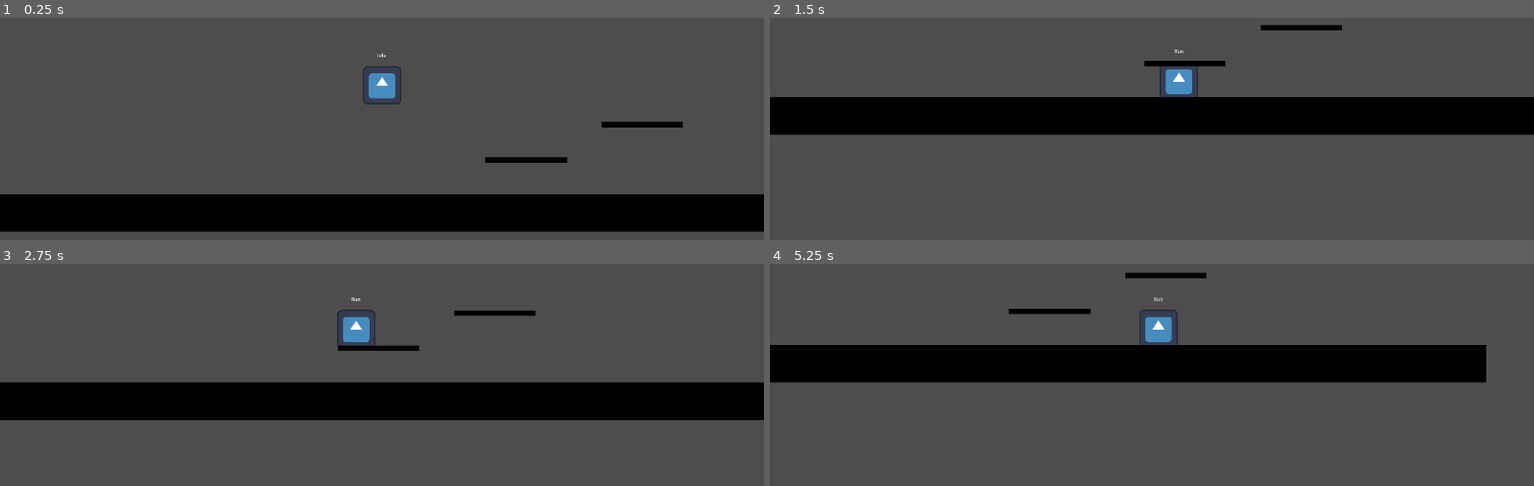
Above: before the commit, frames 1-4 (two rows, left to right).
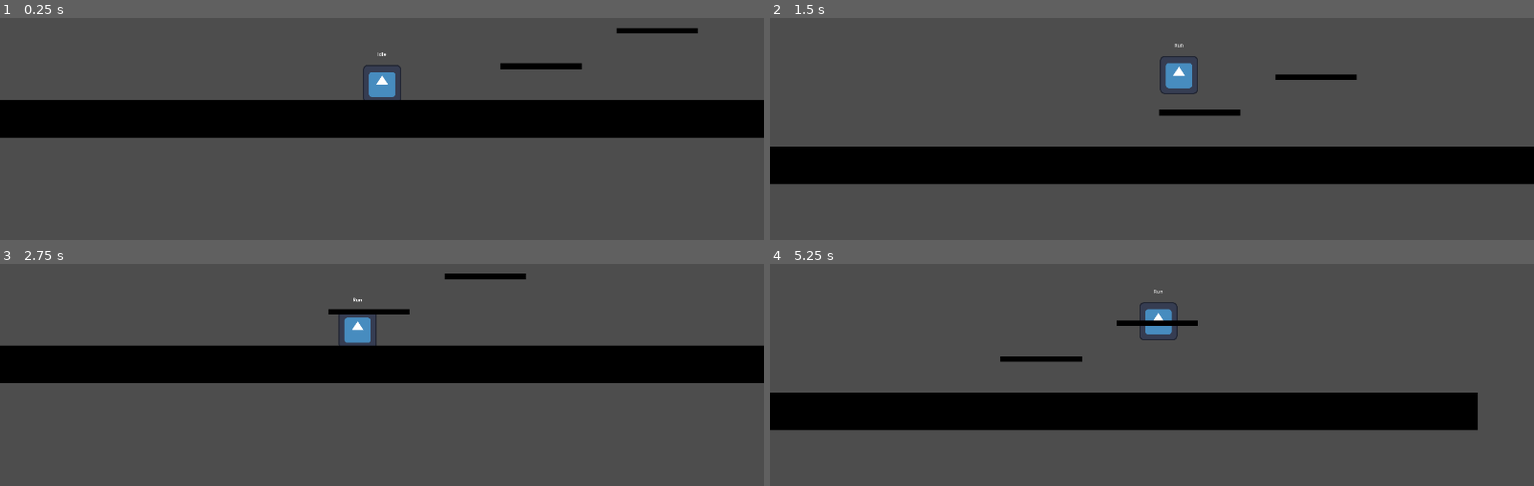
Above: after the commit, the same moments.

Repository: X3N0Xeno/-GameName-
Game: Godot game, scene res://node_2d.tscn
Two runs of this game, one before a commit and one after it. Both use one fixed random seed, a clock stepped at 60 frames per second and the inputs below. The engine's default icon, where the game draws it, is replaced by a stand-in: a white triangle on a blue panel in a dark square.
Inputs (mouse positions are in pixels of both pictures, inside the frame that each line leads up to):
- Up to frame 1 (0.25 s): no input
- Up to frame 2 (1.5 s): move the mouse to (1320, 57) at 0.52 s; press the mouse at (1320, 57) at 0.53 s; hold D (mov_right) from 0.53 s (still down); tap Space (jump) at 0.77 s; move the mouse to (999, 102) at 1.27 s; release the mouse at (999, 102) at 1.28 s; click (999, 102) at 1.35 s
- Up to frame 3 (2.75 s): tap Space (jump) at 1.52 s; move the mouse to (outside the picture) at 2.02 s; release D (mov_right) at 2.03 s; press the mouse at (outside the picture) at 2.03 s; hold A (mov_left) from 2.03 s (still down)
- Up to frame 4 (5.25 s): move the mouse to (1113, 412) at 2.77 s; release A (mov_left) at 2.78 s; release the mouse at (1113, 412) at 2.78 s; hold D (mov_right) 2.78-4.28 s; click (1113, 412) at 2.85 s; tap Space (jump) at 3.02, 3.77, 4.52 s; move the mouse to (1381, 390) at 3.52 s; press the mouse at (1381, 390) at 3.53 s; move the mouse to (outside the picture) at 4.27 s; release the mouse at (outside the picture) at 4.28 s; hold A (mov_left) 4.28-5.03 s; click (outside the picture) at 4.35 s; move the mouse to (1190, 326) at 5.02 s; press the mouse at (1190, 326) at 5.03 s; hold D (mov_right) from 5.03 s (still down)

The runs differ from the first frame. In frame 1, 35% of the frame differs, in the area x 0-100%, y 4-97%; in frame 2, 35%, in the area x 0-100%, y 3-75%; in frame 3, 34%; in frame 4, 32%.

Commit message:
Added player combat system
- Add Hitbox, Hurtbox, Health, and AttackController scripts.
- Needs review for layer/mask settings
- Currently disabled continuous hit.

Diff:
--- /dev/null
+++ b/entity/player/area_2d.gd
@@ -0,0 +1 @@
+extends "res://systems/Combat/Hurtbox.gd"
--- a/entity/player/player.gd
+++ b/entity/player/player.gd
@@ -13,6 +13,7 @@
 @export var hasDoubJump : bool
 @export var hasDash : bool
 @export var hasWallJump : bool
+
 
 @onready var FSM : StateMachine = $FSM
 @onready var StateLabel : Label = $DebugState
@@ -35,3 +36,26 @@
 	var direction := Input.get_axis("mov_left", "mov_right")
 	if !direction:
 		velocity.x = move_toward(velocity.x, 0, FRICTION)
+
+
+## Combat Systems
+
+@export_category("Combat")
+@export var health: Health # assign Health node in the inspector or via child
+
+func _ready():
+	if health:
+		health.connect("health_changed", Callable(self, "_on_health_changed"))
+		health.connect("died", Callable(self, "_on_died"))
+	else:
+		printerr("Health node not assigned on Player")
+
+func _on_health_changed(_old_hp: int, new_hp: int) -> void:
+	# React to health change (e.g. play hit effect, flash, etc.)
+	# no UI yet, so maybe just log or handle logic
+	print("Player health changed to:", new_hp)
+
+func _on_died() -> void:
+	# Player death logic
+	print("Player died")
+	# disable further input, switch state, etc.
--- a/entity/player/player.tscn
+++ b/entity/player/player.tscn
@@ -8,17 +8,31 @@
 [ext_resource type="Script" uid="uid://dp7eleq3tbu60" path="res://systems/FSM/Movement/jump.gd" id="6_wjhpj"]
 [ext_resource type="Script" uid="uid://idiiqxiv86pv" path="res://systems/FSM/Movement/fall.gd" id="7_2iqu4"]
 [ext_resource type="Script" uid="uid://bkxv10d63yxlh" path="res://systems/FSM/Movement/dash.gd" id="8_4btn6"]
+[ext_resource type="Script" uid="uid://cc5ukywqh8vlp" path="res://systems/Combat/Hitbox.gd" id="9_qa8rf"]
+[ext_resource type="Script" uid="uid://b4aflcqwg7prq" path="res://systems/Combat/Attack/AttackController.gd" id="9_t2ln0"]
+[ext_resource type="Script" uid="uid://cllc74ks1w3oq" path="res://systems/Combat/Hurtbox/Hurtbox.gd" id="11_klmji"]
+[ext_resource type="Script" uid="uid://dy1w670xhvj0h" path="res://systems/Combat/Health.gd" id="12_wltfy"]
 
 [sub_resource type="CircleShape2D" id="CircleShape2D_e6ar1"]
 radius = 56.22277
 
-[node name="Player" type="CharacterBody2D"]
+[sub_resource type="RectangleShape2D" id="RectangleShape2D_4btn6"]
+size = Vector2(39, 68)
+
+[sub_resource type="RectangleShape2D" id="RectangleShape2D_t2ln0"]
+size = Vector2(113, 113)
+
+[node name="Player" type="CharacterBody2D" node_paths=PackedStringArray("health")]
 script = ExtResource("1_e6ar1")
 SPEED = 500.0
 JUMP_VELOCITY = 600.0
 JUMP_DIST = 1000.0
 ACCELERATION = 300.0
 FRICTION = 50.0
+hasDoubJump = null
+hasDash = null
+hasWallJump = null
+health = NodePath("Health")
 
 [node name="DebugState" type="Label" parent="."]
 offset_left = -64.0
@@ -26,6 +40,7 @@
 offset_right = 64.0
 offset_bottom = -89.0
 horizontal_alignment = 1
+metadata/_edit_use_anchors_ = true
 
 [node name="Sprite" type="Sprite2D" parent="."]
 texture = ExtResource("1_hsefk")
@@ -64,4 +79,35 @@
 zoom = Vector2(0.5, 0.5)
 position_smoothing_enabled = true
 
+[node name="Combat" type="Node2D" parent="."]
+
+[node name="BasicAttack" type="Node2D" parent="Combat"]
+
+[node name="Hitbox" type="Area2D" parent="Combat/BasicAttack"]
+collision_layer = 2
+script = ExtResource("9_qa8rf")
+
+[node name="CollisionShape2D" type="CollisionShape2D" parent="Combat/BasicAttack/Hitbox"]
+position = Vector2(-102.5, -4)
+shape = SubResource("RectangleShape2D_4btn6")
+debug_color = Color(0.4433813, 0.5950625, 0.17946318, 0.41960785)
+
+[node name="AttackController" type="Node" parent="Combat/BasicAttack" node_paths=PackedStringArray("hitbox")]
+script = ExtResource("9_t2ln0")
+hitbox = NodePath("../Hitbox")
+
+[node name="Hurtbox" type="Area2D" parent="."]
+collision_mask = 2
+script = ExtResource("11_klmji")
+
+[node name="CollisionShape2D" type="CollisionShape2D" parent="Hurtbox"]
+position = Vector2(-0.5, -0.5)
+shape = SubResource("RectangleShape2D_t2ln0")
+debug_color = Color(0.1686568, 0.6299228, 0.39308715, 0.41960785)
+
+[node name="Abilities" type="Node" parent="."]
+
+[node name="Health" type="Node" parent="."]
+script = ExtResource("12_wltfy")
+
 [connection signal="timeout" from="FSM/Fall/CoyoteTimer" to="FSM/Fall" method="_on_coyote_timer_timeout"]
--- /dev/null
+++ b/node_2d.gd
@@ -0,0 +1 @@
+extends Node2D
--- a/node_2d.tscn
+++ b/node_2d.tscn
@@ -1,6 +1,8 @@
-[gd_scene load_steps=9 format=3 uid="uid://dad7bc4523ujr"]
+[gd_scene load_steps=11 format=3 uid="uid://dad7bc4523ujr"]
 
+[ext_resource type="Script" uid="uid://bnuvcd4lbnbii" path="res://node_2d.gd" id="1_0hol4"]
 [ext_resource type="PackedScene" uid="uid://g08ql5rx0rod" path="res://entity/player/player.tscn" id="1_wtcfe"]
+[ext_resource type="PackedScene" uid="uid://40e5wxeadnpu" path="res://entity/enemy/enemy.tscn" id="3_epypp"]
 
 [sub_resource type="Gradient" id="Gradient_wtcfe"]
 colors = PackedColorArray(0, 0, 0, 1, 0, 0, 0, 1)
@@ -24,8 +26,10 @@
 size = Vector2(3908.4565, 116.85196)
 
 [node name="[Game Name]" type="Node2D"]
+script = ExtResource("1_0hol4")
 
 [node name="Player" parent="." instance=ExtResource("1_wtcfe")]
+position = Vector2(-50, 316)
 
 [node name="floor" type="StaticBody2D" parent="."]
 position = Vector2(-2, 456)
@@ -69,3 +73,6 @@
 scale = Vector2(0.993231, 1.0526134)
 shape = SubResource("RectangleShape2D_0hol4")
 one_way_collision = true
+
+[node name="Enemy" parent="." instance=ExtResource("3_epypp")]
+position = Vector2(-179, 308)
--- a/project.godot
+++ b/project.godot
@@ -49,6 +49,11 @@
 , Object(InputEventKey,"resource_local_to_scene":false,"resource_name":"","device":-1,"window_id":0,"alt_pressed":false …(186 unchanged characters)…
 ]
 }
+attack={
+"deadzone": 0.2,
+"events": [Object(InputEventMouseButton,"resource_local_to_scene":false,"resource_name":"","device":-1,"window_id":0,"alt_pressed":false,"shift_pressed":false,"ctrl_pressed":false,"meta_pressed":false,"button_mask":0,"position":Vector2(0, 0),"global_position":Vector2(0, 0),"factor":1.0,"button_index":1,"canceled":false,"pressed":false,"double_click":false,"script":null)
+]
+}
 
 [rendering]
 
--- /dev/null
+++ b/systems/Combat/Attack/AttackController.gd
@@ -0,0 +1,28 @@
+extends Node
+class_name AttackController
+
+@export var hitbox: Hitbox
+@export var attack_cooldown: float = 0.5
+@export var hit_window: float = 0.2
+
+var _can_attack: bool = true
+
+func _input(event):
+	if event.is_action_pressed("attack") and _can_attack:
+		perform_attack()
+
+func perform_attack() -> void:
+	_can_attack = false
+
+	if hitbox:
+		# Set ownership
+		hitbox.attack_owner = get_owner()
+
+		# Activate hit window
+		hitbox.activate()
+		await get_tree().create_timer(hit_window).timeout
+		hitbox.deactivate()
+
+	# Cooldown before next attack
+	await get_tree().create_timer(attack_cooldown).timeout
+	_can_attack = true
--- /dev/null
+++ b/systems/Combat/Health.gd
@@ -0,0 +1,36 @@
+extends Node
+class_name Health
+
+signal health_changed(old_hp: int, new_hp: int)
+signal died()
+
+@export var max_health: float = 100
+@export var regen_rate: float = 0  # health per second, 0 = no regen
+
+var current_health: float
+
+func _ready():
+	current_health = max_health
+
+func take_damage(amount: int) -> void:
+	var old_hp = current_health
+	current_health = clamp(current_health - amount, 0, max_health)
+	emit_signal("health_changed", int(old_hp), int(current_health))
+	if current_health == 0:
+		emit_signal("died")
+
+func heal(amount: int) -> void:
+	var old_hp = current_health
+	current_health = clamp(current_health + amount, 0, max_health)
+	emit_signal("health_changed", int(old_hp), int(current_health))
+
+func is_alive() -> bool:
+	return current_health > 0
+
+# Optionally call this every frame or via a Timer if regen_rate > 0
+func _process(delta: float) -> void:
+	if regen_rate > 0.0 and current_health < max_health:
+		var before = current_health
+		heal(regen_rate * delta)
+		if current_health != before:
+			print("Regenerated to:", current_health)
--- /dev/null
+++ b/systems/Combat/Hitbox.gd
@@ -0,0 +1,63 @@
+extends Area2D
+class_name Hitbox
+
+@export var damage: int = 10
+@export var attack_owner: Player  # the player or entity this hitbox belongs to
+
+var _hit_targets: Array[Area2D] = []
+var _active: bool = false
+
+func _ready():
+	monitoring = false
+	# Make sure collision shapes start disabled so nothing triggers initially
+	_disable_shapes()
+	connect("area_entered", Callable(self, "_on_area_entered"))
+
+func activate():
+	_hit_targets.clear()
+	_active = true
+	monitoring = true
+	_enable_shapes()
+
+func deactivate():
+	_active = false
+	monitoring = false
+	_disable_shapes()
+
+func _on_area_entered(area: Area2D) -> void:
+	# Only respond when active
+	if not _active:
+		return
+
+	# Prevent hitting the same hurtbox more than once per activation
+	if area in _hit_targets:
+		return
+
+	# Ignore overlapping self
+	if area == self:
+		return
+
+	var target_owner = area.get_owner()
+	# Ignore the owner’s own hurtbox
+	if attack_owner and target_owner == attack_owner:
+		return
+
+	if area is Hitbox:
+		# Don’t hit other hitboxes
+		return
+
+	# Try to apply damage
+	if target_owner and target_owner.has_method("take_damage"):
+		_hit_targets.append(area)
+		target_owner.take_damage(damage)
+
+# Helpers to enable / disable collision shapes under this Area2D
+func _enable_shapes():
+	for child in get_children():
+		if child is CollisionShape2D:
+			child.disabled = false
+
+func _disable_shapes():
+	for child in get_children():
+		if child is CollisionShape2D:
+			child.disabled = true
--- /dev/null
+++ b/systems/Combat/Hurtbox/Hurtbox.gd
@@ -0,0 +1,23 @@
+extends Area2D
+class_name Hurtbox
+
+# Hurtbox is the region that, when overlapped by a Hitbox, causes the owner to take damage
+
+func _ready():
+	monitoring = true
+	connect("area_entered", Callable(self, "_on_area_entered"))
+
+func _on_area_entered(area: Area2D) -> void:
+	# When hitbox overlaps this hurtbox, forward damage to owner
+	if area is Hitbox:
+		var dmg = area.damage
+		var root = get_owner()
+		if root == null:
+			return
+		# Prefer Health component if exists
+		var health_comp = root.get_node_or_null("Health")
+		if health_comp:
+			health_comp.take_damage(dmg)
+		else:
+			if root.has_method("take_damage"):
+				root.take_damage(dmg)
Not shown, added: entity/player/area_2d.gd.uid
Not shown: 1 places in entity/player/player.tscn that only renumber resources
Not shown, added: node_2d.gd.uid
Not shown, added: systems/Combat/Attack/AttackController.gd.uid
Not shown, added: systems/Combat/Health.gd.uid
Not shown, added: systems/Combat/Hitbox.gd.uid
Not shown, added: systems/Combat/Hurtbox/Hurtbox.gd.uid
Not shown, added: entity/player/player.tscn11685651720.tmp
Not shown, added: entity/player/player.tscn11691692046.tmp
Not shown, added: entity/player/player.tscn17217718909.tmp
Not shown, added: entity/player/player.tscn17226194140.tmp
Not shown, added: entity/player/player.tscn17240525085.tmp
(and 1 more such lines)
